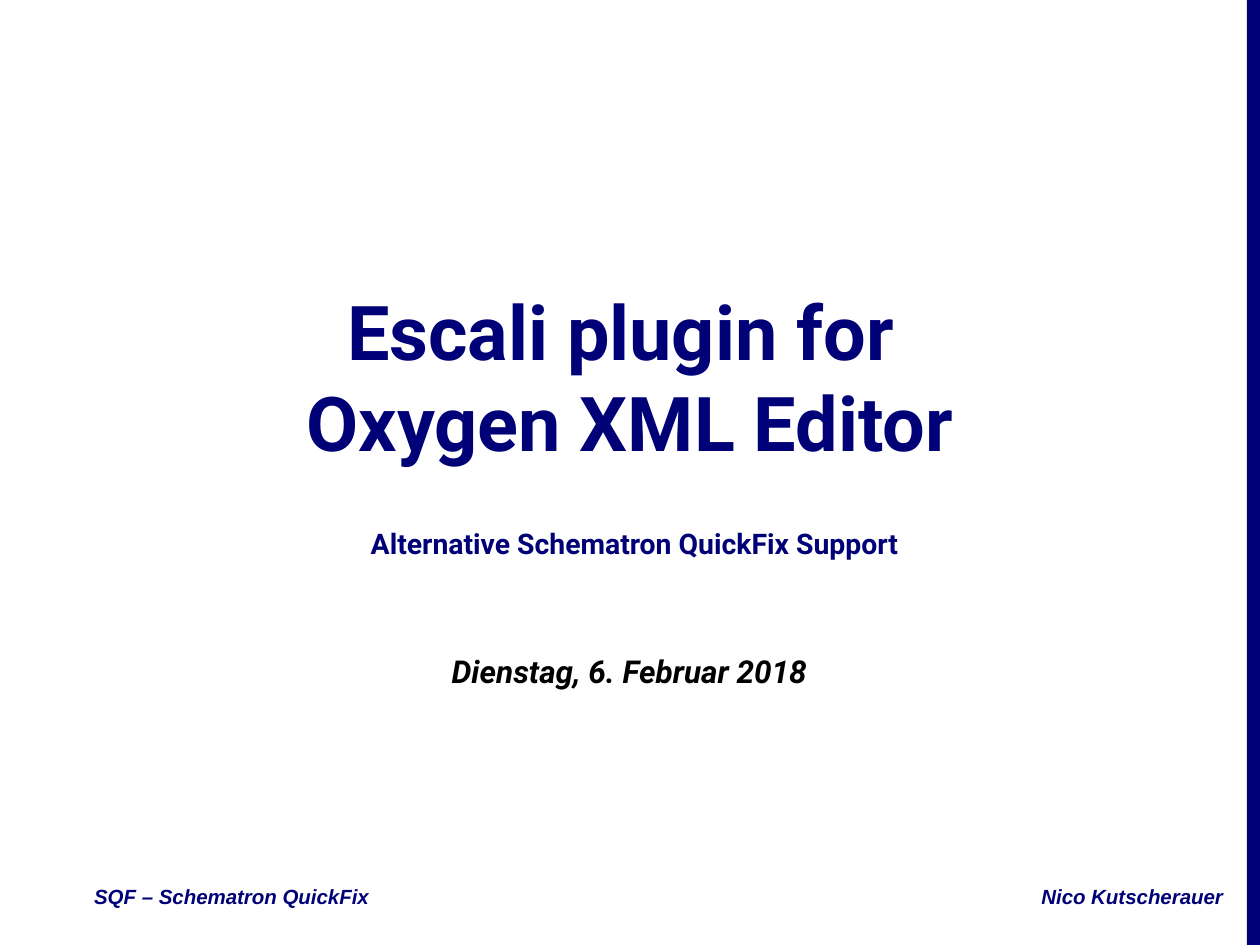
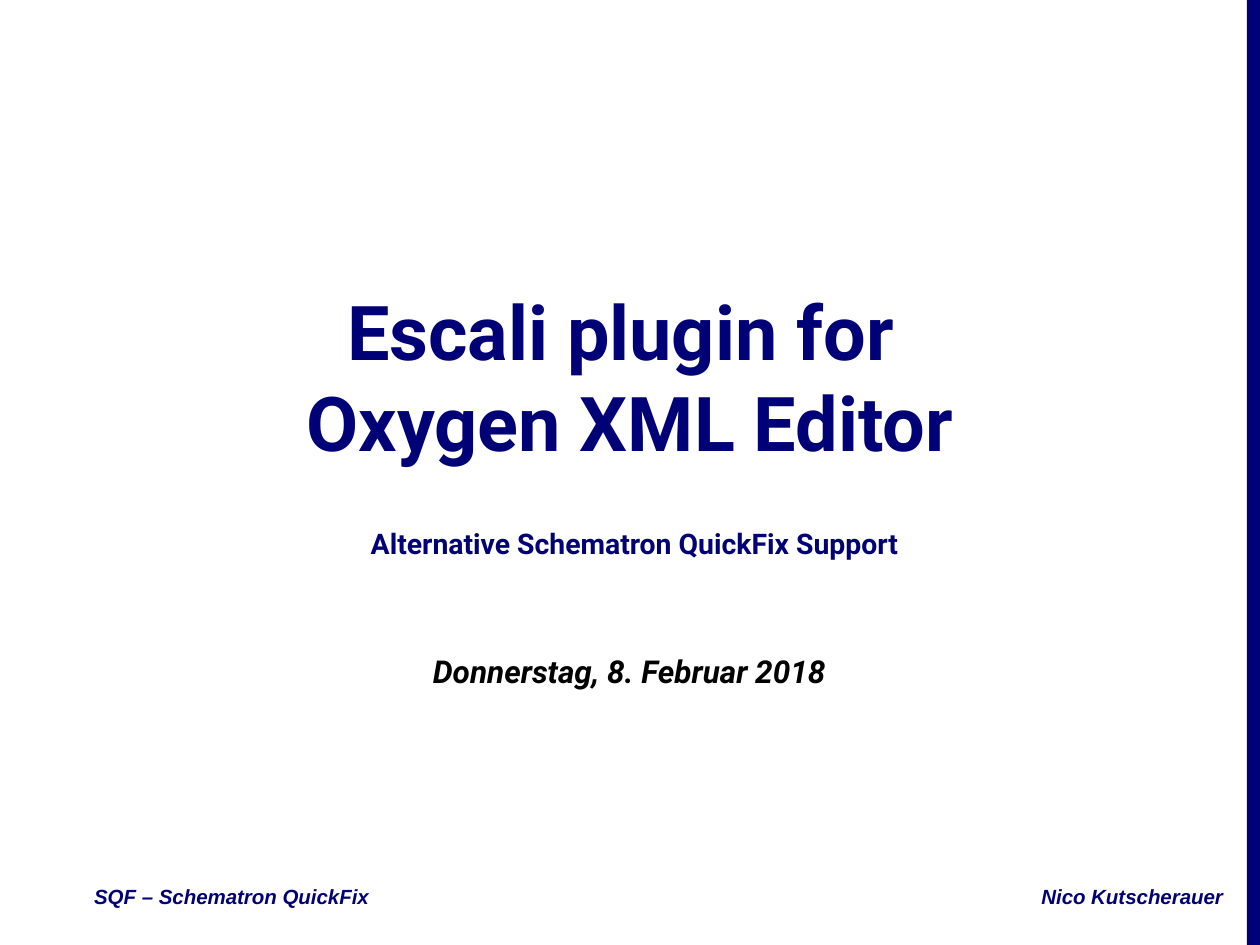
Before and after one commit to nkutsche/SchematronQuickFix-2017-11-17, a slide deck: slide 1 of SQF-Escali.pptx. Drawn at 1260x945 pixels with LibreOffice and Linux fonts; fonts in the diff are those of the drawing; background and template pictures are left out. Boxes give left, top, right and bottom in pixels: in the first picture for what was removed or moved away, otherwise in the second. Text is boxed around its words. In the diff, an @@ line names an element or a change of style, - is before the commit and + after.

```diff
--- a/SQF-Escali.pptx
+++ b/SQF-Escali.pptx
@@ subtitle at bbox=[433, 659, 825, 690]: text changed @@
-Dienstag, 6. Februar 2018
+Donnerstag, 8. Februar 2018
```
Also in this commit, not shown: 3 other slides changed, 1 other file.
